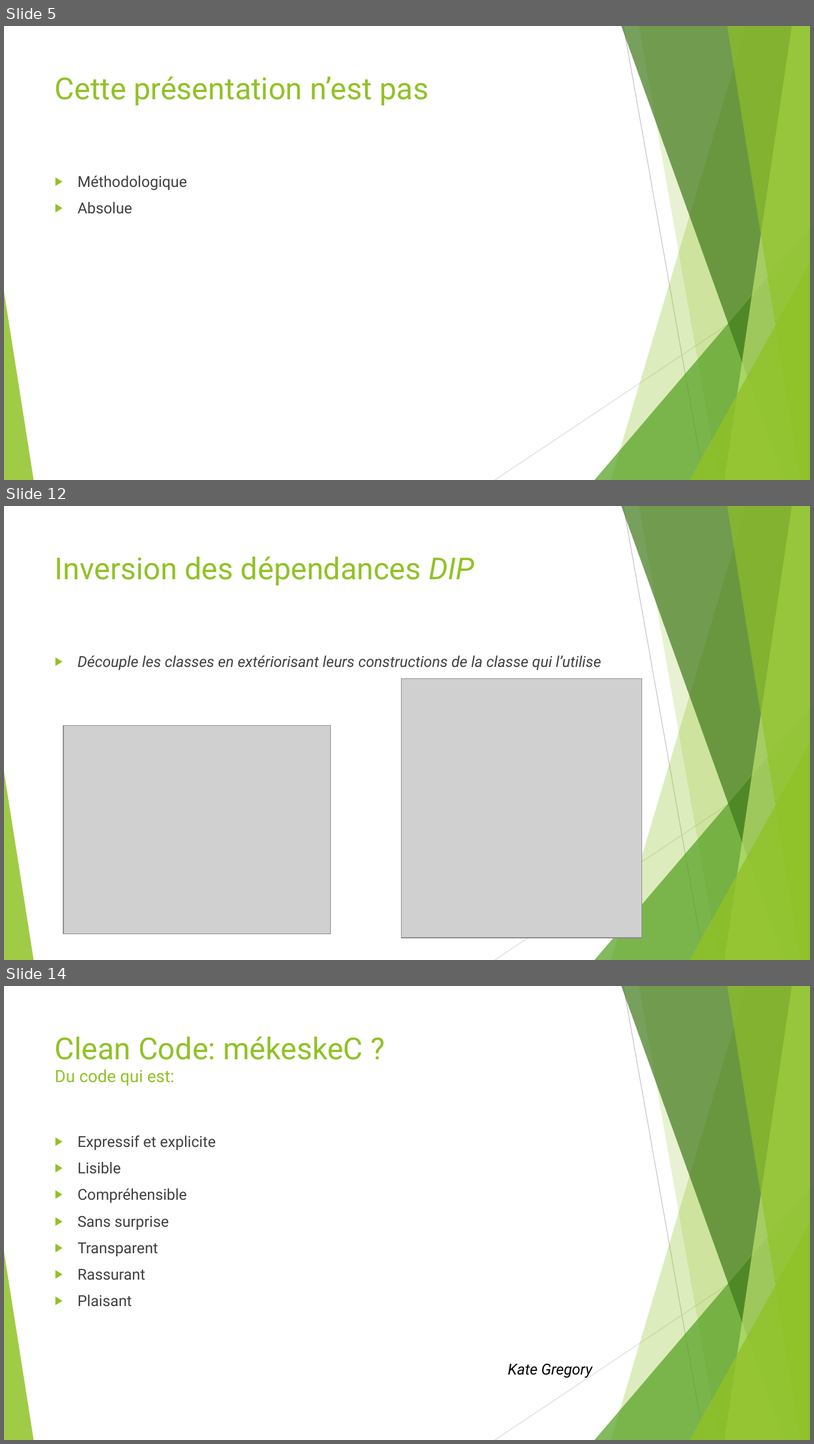
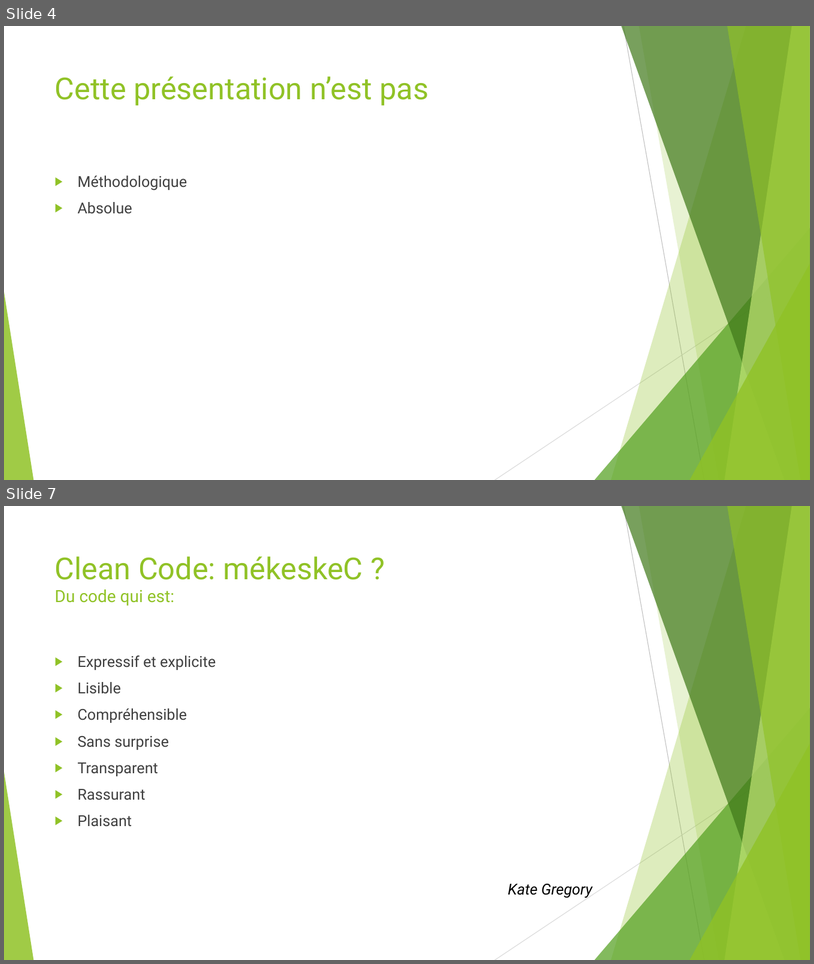
Before and after one commit to worming004/SimpleIsNotEasy, a slide deck: PPT/Easy != Simple.pptx. Shown one above the other, each under a label of ours: slides 5, 12 and 14 before the commit, slides 4 and 7 after it; the slides between them are not shown. The pictures are 814x1444 and 814x964 pixels, drawn with LibreOffice and Linux fonts; fonts in the diff are those of the drawing; grey boxes stand for pictures. Boxes give left, top, right and bottom in pixels: in the first picture for what was removed or moved away, otherwise in the second. Text is boxed around its words. In the diff, an @@ line names an element or a change of style, - is before the commit and + after.

```diff
--- a/PPT/Easy != Simple.pptx
+++ b/PPT/Easy != Simple.pptx
@@ slide 12 removed at (4,506,810,960), background #FFFFFF; not listed: 10 template elements that a slide beside it also shows @@
@@ title removed at (55,556,474,586) @@
-Inversion des dépendances DIP
@@ text removed at (78,655,602,670) @@
-▶ Découple les classes en extériorisant leurs constructions de la classe qui l’utilise
@@ picture removed at (401,679,642,938) @@
@@ picture removed at (63,726,330,934) @@
@@ what was slide 5 is now slide 4 @@
@@ what was slide 14 is now slide 7 @@
```
Also in this commit, not shown: 5 slides changed, 1 slide added, 7 other slides removed, 22 other files.
